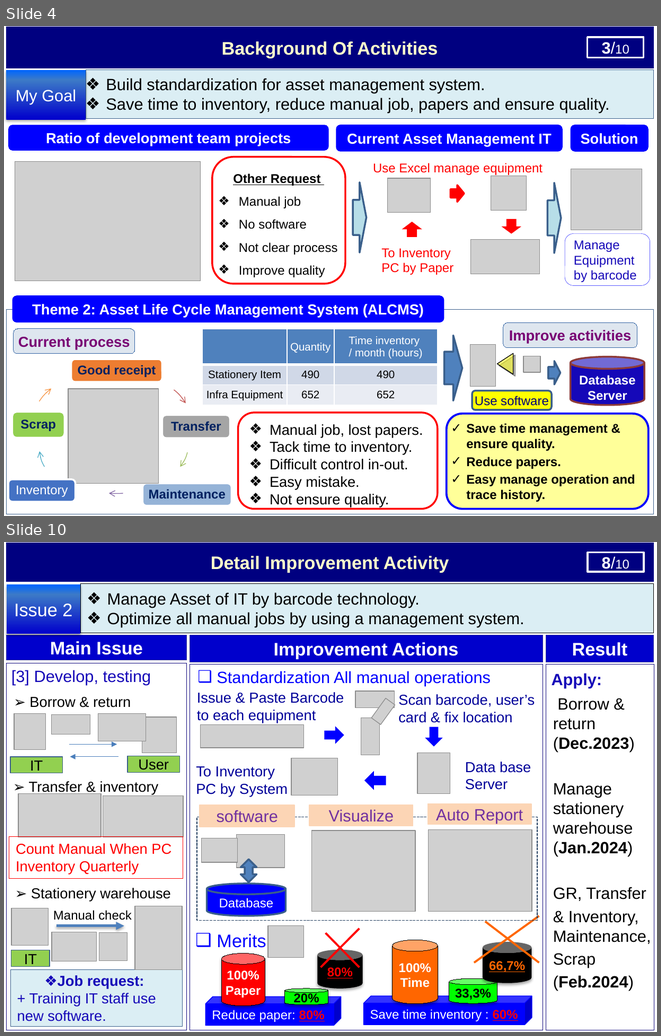
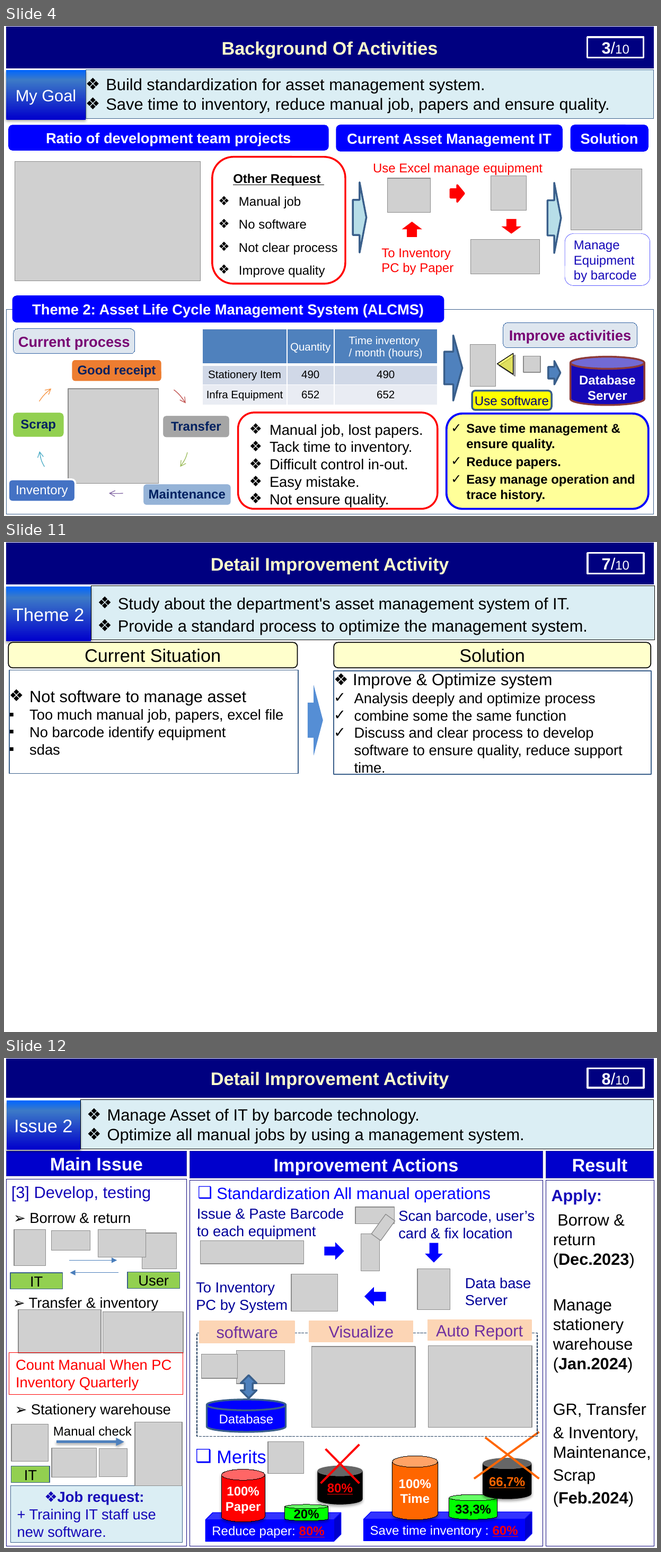
Before and after one commit to thietbicongnghevietnam/ReportPSNV, a slide deck: Report_test.pptx. Shown one above the other, each under a label of ours: slides 4 and 10 before the commit, slides 4, 11 and 12 after it; the slides between them are not shown. The pictures are 661x1036 and 661x1552 pixels, drawn with LibreOffice and Linux fonts; fonts in the diff are those of the drawing; grey boxes stand for pictures. Boxes give left, top, right and bottom in pixels: in the first picture for what was removed or moved away, otherwise in the second. Text is boxed around its words. In the diff, an @@ line names an element or a change of style, - is before the commit and + after.

```diff
--- a/Report_test.pptx
+++ b/Report_test.pptx
@@ slide 11 added at [4,542,657,1032], background #FFFFFF @@
@@ rectangle added at [7,543,654,584], fill #000080, outline #000080 0.75 pt, 20 pt, text #FFFFCC, bold @@
+Detail Improvement Activity
@@ rectangle added at [588,553,644,574], outline #FFFFFF 2 pt, 18 pt, text #FFFFFF @@
+7/10
@@ freeform shape added at [617,546,654,567], outline #FFFFFF 2.25 pt, 16 pt, text #FFFFFF @@
+1/10
@@ rectangle added at [6,587,91,641], fill gradient #0000CC to #3D7CC7 to #0066FF, 20 pt, text #FFFFFF @@
+Theme 2
@@ rectangle added at [91,585,654,640], fill #DBEEF4, outline #000000 0.25 pt, 18 pt, text #000000 @@
+❖ Study about the department's asset management system of IT.
+❖ Provide a standard process to optimize the management system.
@@ rounded rectangle added at [9,643,298,668], fill #FFFFCC, outline #000000 1 pt, 20 pt, text #000000 @@
+Current Situation
@@ rounded rectangle added at [334,643,651,668], fill #FFFFCC, outline #000000 1 pt, 20 pt, text #000000 @@
+Solution
@@ rectangle added at [9,670,299,773], outline #3A5F8C 1 pt, 16 pt, text #000000 @@
+❖ Not software to manage asset
+▪ Too much manual job, papers, excel file
+▪ No barcode identify equipment
+▪ sdas
@@ rectangle added at [334,671,651,774], outline #3A5F8C 1 pt, 16 pt, text #000000 @@
+❖ Improve & Optimize system
+✓ Analysis deeply and optimize process
+✓ combine some the same function
+✓ Discuss and clear process to develop software to ensure quality, reduce support time.
@@ right arrow added at [308,685,323,756], fill #558ED5 @@
@@ what was slide 10 is now slide 12 @@
```
Also in this commit, not shown: 6 slides changed, 1 other slide added.
